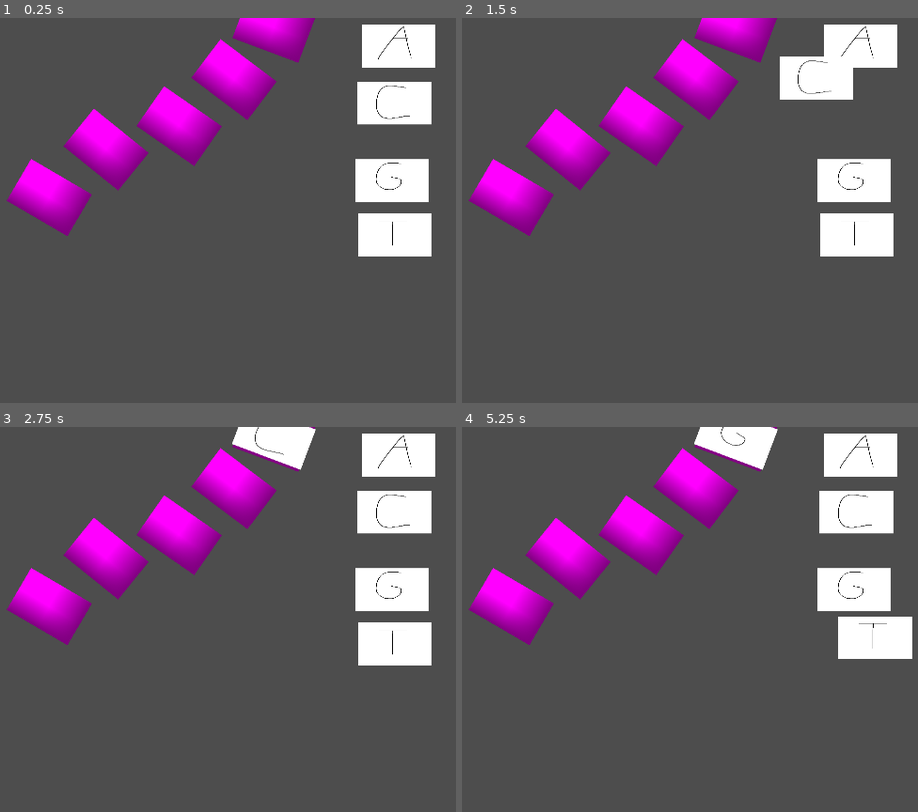
Above: before the commit, frames 1-4 (two rows, left to right).
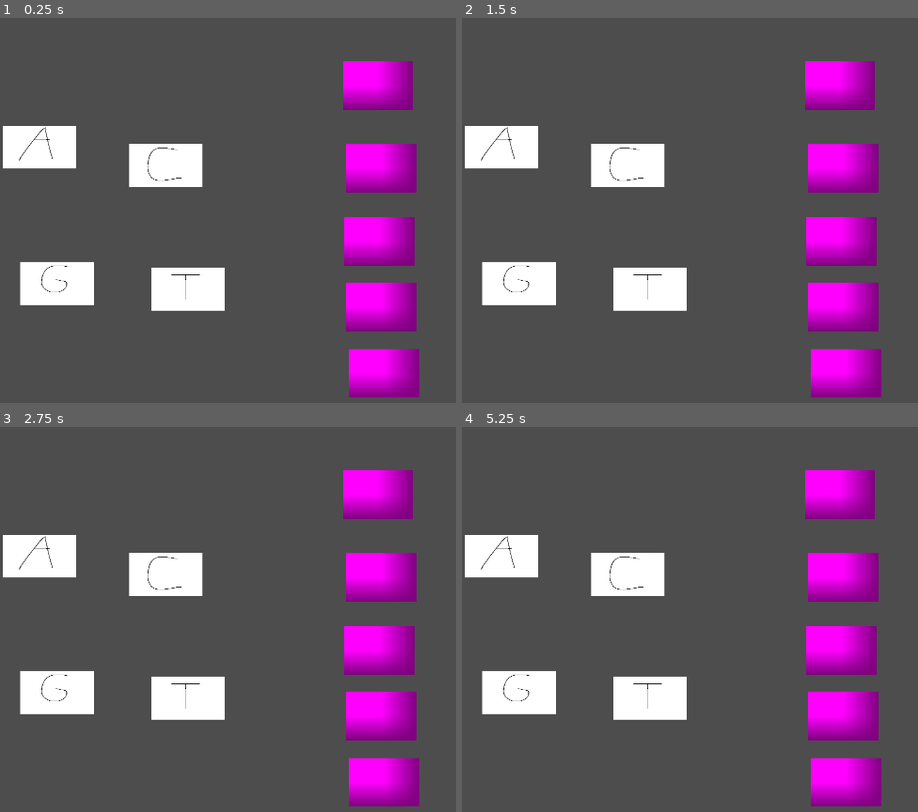
Above: after the commit, the same moments.

Repository: LuisEnriqueCabelloBlanco/ComJamOn26
Game: Godot game, scene res://Scenes/MutationScene.tscn
Same seed, same stepped clock (60 frames per second), same inputs: the game is played once before the commit and once after it. This scene is started directly instead of the project's main scene.
Inputs (mouse positions are in pixels of both pictures, inside the frame that each line leads up to):
- Up to frame 1 (0.25 s): no input
- Up to frame 2 (1.5 s): tap Enter at 0.5 s; drag from (858, 44) to (512, 198) at 0.52 s; drag from (854, 102) to (735, 29) at 1.27 s
- Up to frame 3 (2.75 s): hold A (left) from 2.03 s (still down); tap V (Vision nocturna) at 2.1 s; click (273, 438) at 2.17 s
- Up to frame 4 (5.25 s): release A (left) at 2.75 s; tap Space (jump) at 2.75 s; drag from (854, 588) to (735, 438) at 2.77 s; drag from (735, 438) to (639, 534) at 3.52 s; tap Enter at 4.25 s; drag from (858, 642) to (735, 438) at 4.27 s; move the mouse to (876, 638) at 5.02 s; hold D (right) from 5.03 s (still down); tap V (Vision nocturna) at 5.1 s; click (876, 638) at 5.17 s

The runs differ from the first frame. In frame 1, 29% of the frame differs, in the area x 0-96%, y 0-99%; in frame 2, 29%; in frame 3, 29%; in frame 4, 30%, in the area x 0-99%, y 0-99%.

Commit message:
mas ajustes adn cosas

Diff:
--- a/adn/Scenes/AdnCosas/Adn.tscn
+++ b/adn/Scenes/AdnCosas/Adn.tscn
@@ -7,21 +7,16 @@
 script = ExtResource("1_3jf5d")
 
 [node name="Link1" parent="." unique_id=889691434 instance=ExtResource("2_babhw")]
-position = Vector2(700, 25)
-rotation = 0.36065584
+position = Vector2(966, 173)
 
 [node name="Link2" parent="." unique_id=326310663 instance=ExtResource("2_babhw")]
-position = Vector2(126, 460)
-rotation = 0.52958363
+position = Vector2(982, 910)
 
 [node name="Link3" parent="." unique_id=2113056950 instance=ExtResource("2_babhw")]
-position = Vector2(271, 337)
-rotation = 0.6801816
+position = Vector2(975, 740)
 
 [node name="Link4" parent="." unique_id=1154756860 instance=ExtResource("2_babhw")]
-position = Vector2(458, 277)
-rotation = 0.6076771
+position = Vector2(970, 572)
 
 [node name="Link5" parent="." unique_id=1228803178 instance=ExtResource("2_babhw")]
-position = Vector2(597.99994, 157.99998)
-rotation = 0.647936
+position = Vector2(975, 385)
--- a/adn/Scenes/MutationScene.tscn
+++ b/adn/Scenes/MutationScene.tscn
@@ -11,16 +11,16 @@
 [node name="Adn" parent="." unique_id=815589405 instance=ExtResource("1_ngeey")]
 
 [node name="Holder1" parent="." unique_id=1838399395 instance=ExtResource("2_jkokn")]
-position = Vector2(1018, 72)
+position = Vector2(101, 331)
 
 [node name="Holder2" parent="." unique_id=1401914175 instance=ExtResource("2_jkokn")]
-position = Vector2(1008, 218)
+position = Vector2(424, 377)
 baseScene = ExtResource("4_st64n")
 
 [node name="Holder3" parent="." unique_id=305582520 instance=ExtResource("2_jkokn")]
-position = Vector2(1001, 417)
+position = Vector2(146, 680)
 baseScene = ExtResource("5_pw4gx")
 
 [node name="Holder4" parent="." unique_id=876302710 instance=ExtResource("2_jkokn")]
-position = Vector2(1009, 556)
+position = Vector2(480, 694)
 baseScene = ExtResource("6_tmaqv")
--- a/adn/Scripts/Adn/Link.gd
+++ b/adn/Scripts/Adn/Link.gd
@@ -1,8 +1,11 @@
 extends Node2D
 class_name Link
 
+## El desplazamiento con respecto a la base colocada de la complementaria
+@export var complementaryBaseOffset : int
 ## Representa un eslabón en la cadena sobre el que colocar una base
 var base : Base
+const basesPath = "res://Scenes/AdnCosas/Bases/"
 
 # Pone una base en este eslabón de la cadena.
 func PutInBase(base : Base):
